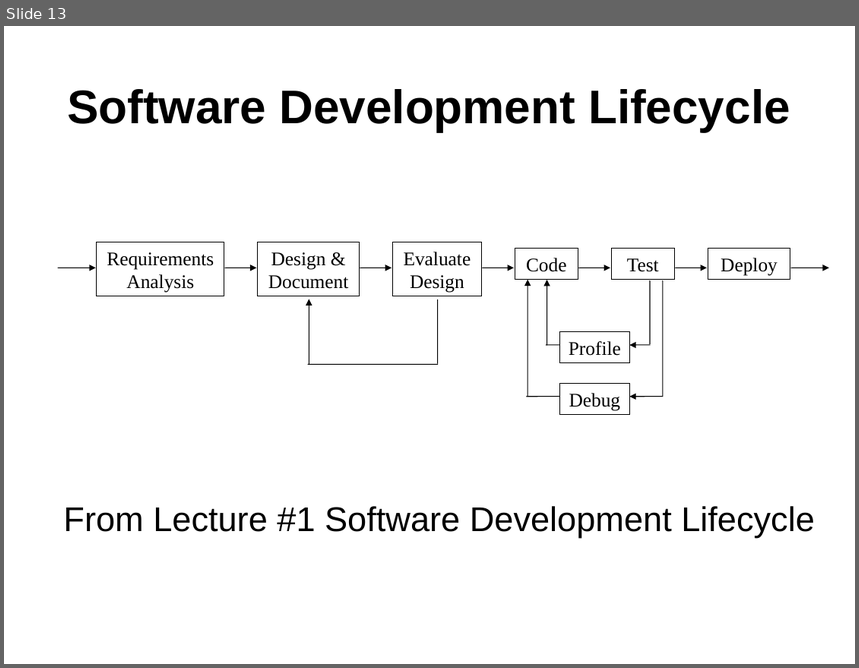
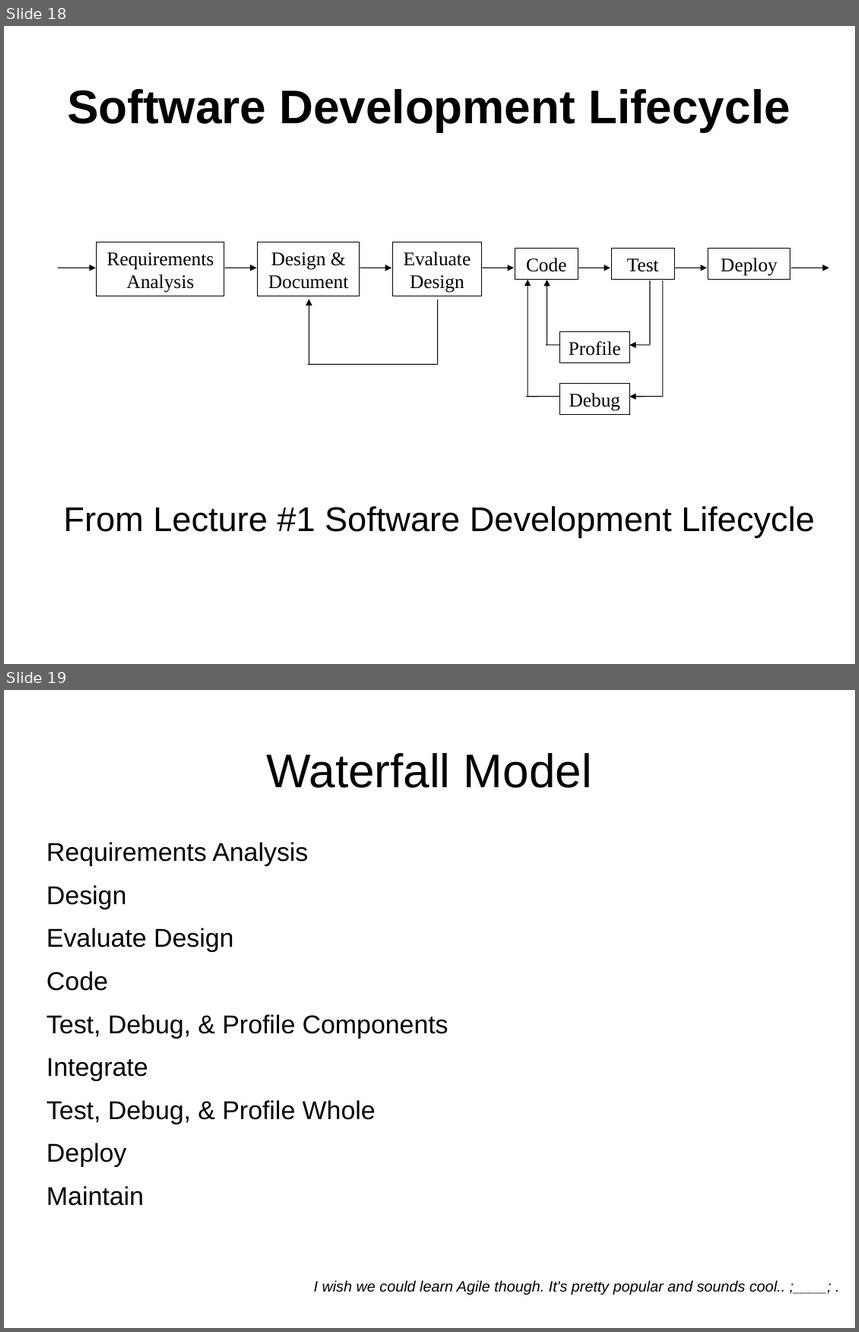
Before and after one commit to yv444/cse219-review, a slide deck: midterm_review.odp. Shown one above the other, each under a label of ours: slide 13 before the commit, slides 18 and 19 after it. The pictures are 859x668 and 859x1332 pixels, drawn with LibreOffice and Linux fonts; fonts in the diff are those of the drawing. Boxes give left, top, right and bottom in pixels: in the first picture for what was removed or moved away, otherwise in the second. Text is boxed around its words. In the diff, an @@ line names an element or a change of style, - is before the commit and + after.

```diff
--- a/midterm_review.odp
+++ b/midterm_review.odp
@@ slide 19 added at <box>4,690,855,1328</box>, background #FFFFFF @@
@@ title added at <box>266,753,592,788</box>, 44 pt, text #000000 @@
+Waterfall Model
@@ text added at <box>47,842,449,1206</box>, 24 pt, text #000000 @@
+Requirements Analysis
+Design
+Evaluate Design
+Code
+Test, Debug, & Profile Components
+Integrate
+Test, Debug, & Profile Whole
+Deploy
+Maintain
@@ text added at <box>314,1281,785,1295</box>, 14 pt, text #000000, italic @@
+I wish we could learn Agile though. It's pretty popular and sounds cool.. ;____; .
@@ what was slide 13 is now slide 18 @@
```
Also in this commit, not shown: 9 other slides added, 2 other files.
